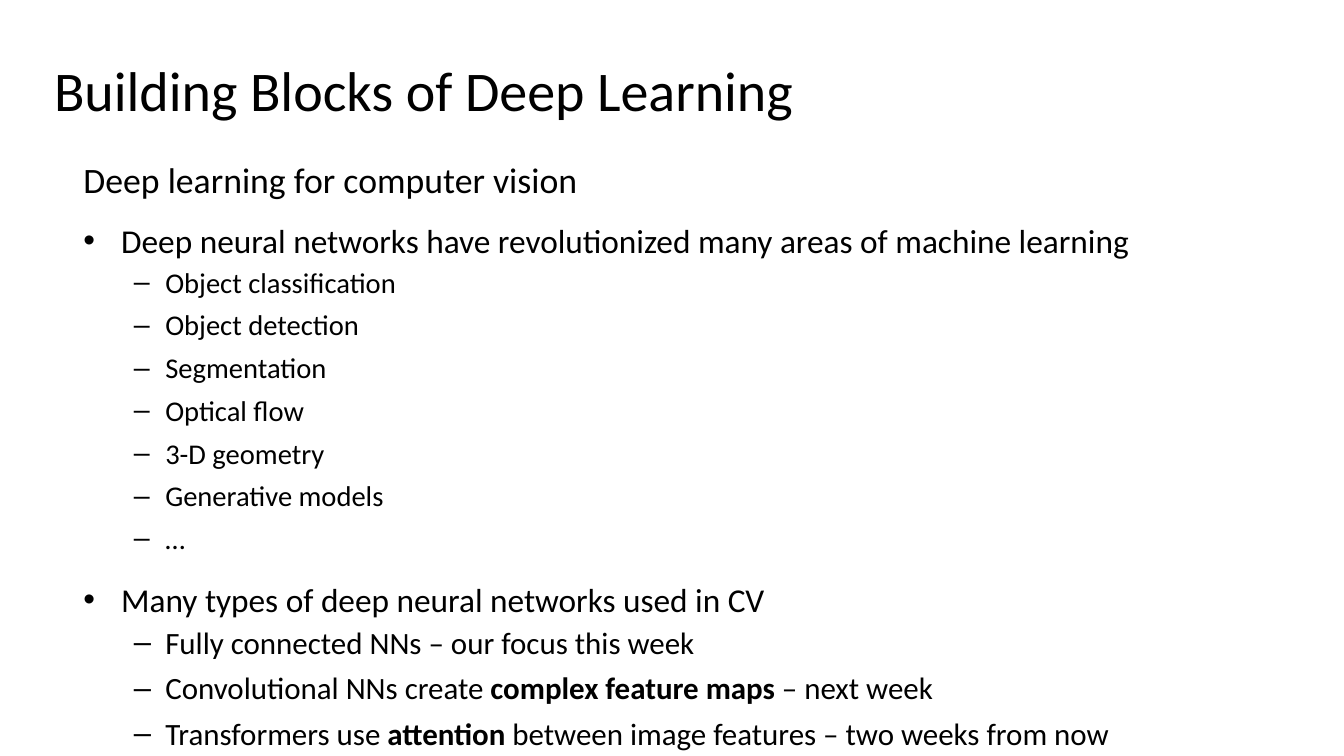
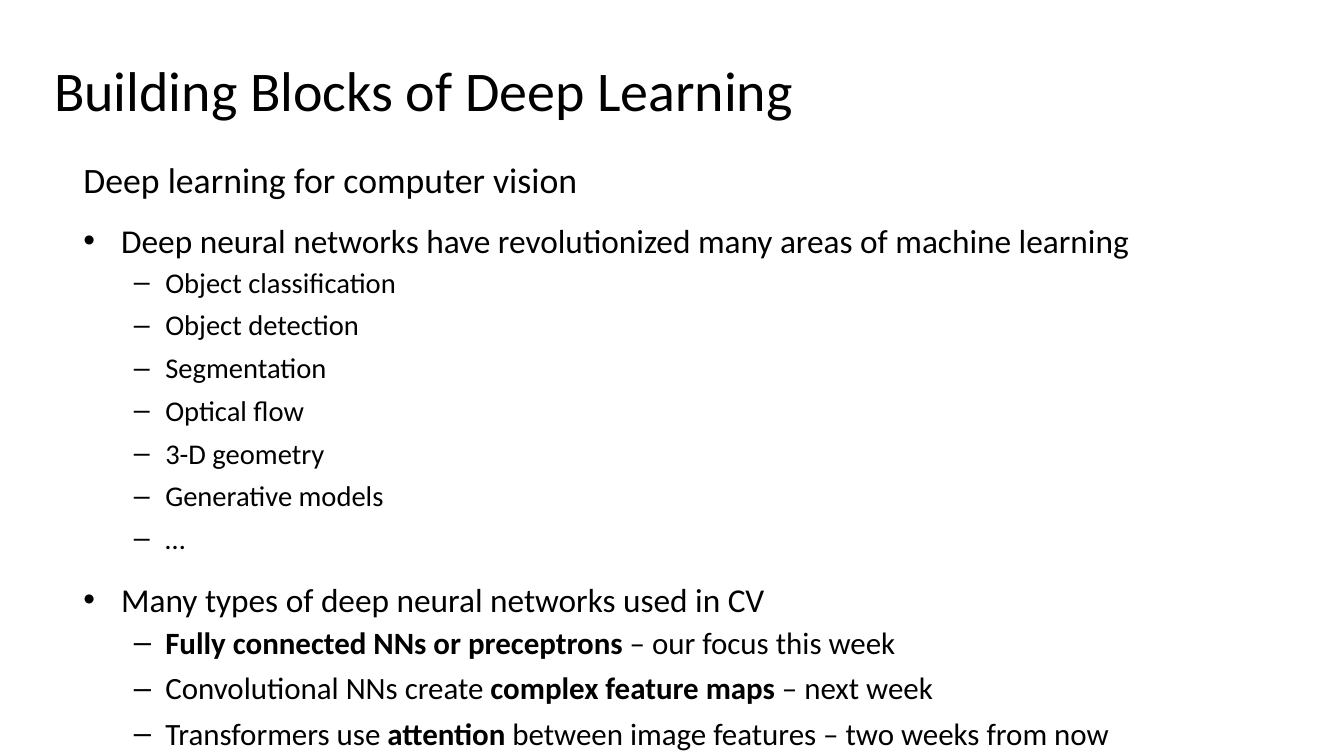
Before and after one commit to StephenElston/CSCI-E25, a slide deck: slide 2 of Slides/3_BuildingBlocksOfDeepLearning.pptx. Drawn at 1344x756 pixels with LibreOffice and Linux fonts; fonts in the diff are those of the drawing. Boxes give left, top, right and bottom in pixels: in the first picture for what was removed or moved away, otherwise in the second. Text is boxed around its words. In the diff, an @@ line names an element or a change of style, - is before the commit and + after.

```diff
--- a/Slides/3_BuildingBlocksOfDeepLearning.pptx
+++ b/Slides/3_BuildingBlocksOfDeepLearning.pptx
@@ text at [165, 632, 896, 659]: text changed; bold on @@
-  – Fully connected NNs – our focus this week
+  – Fully connected NNs or preceptrons – our focus this week
```
Also in this commit, not shown: 3 other slides changed.
